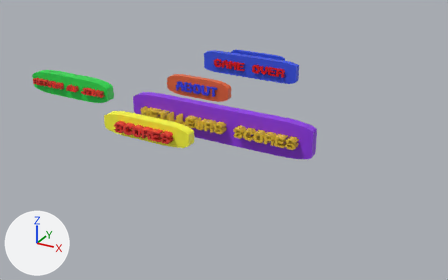
The glTF model public/misc/buttons.gltf, before and after one commit.
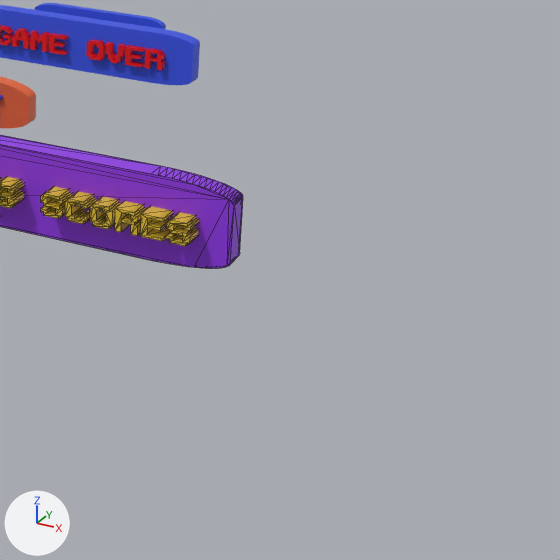
There are two pictures of each version: one whole from a 50 mm camera at (38.5, -73.0, 25.0) aimed at (7.4, -16.6, -3.2), one close up on the part from 48% to 100% of the width and 17% to 100% of the height. Arrows for +X, +Y and +Z are at lower left; the lights stay in place. The close-ups show mesh edges as thin lines. Where no turn or scale is listed for an object, it has been applied to the vertices.

Before the edit, the objects in view are built like this:
```python
me_about = bpy.data.meshes.new('About')
me_about.from_pydata(...)  # 472 vertices, 932 faces; spans x -4.25..4.25, y -0.58..0.6, z -1.21..1.21
# faces by material slot: [236, 348, 348]
me_about.materials.append(mat_material_007)  # orange #e7663a
me_about.materials.append(mat_material_008)  # blue #3840e7
me_about.materials.append(mat_material_005)  # blue #3840e7
me_start = bpy.data.meshes.new('start')
me_start.from_pydata(...)  # 532 vertices, 1048 faces; spans x -4.0..4.0, y -0.58..0.21, z -1.31..1.31
# faces by material slot: [732, 316]
me_start.materials.append(mat_material_002)  # blue #3854e7
me_start.materials.append(mat_material_001)  # red #e70211
me_text_001 = bpy.data.meshes.new('Text.001')
me_text_001.from_pydata(...)  # 484 vertices, 944 faces; spans x -1.75..11.73, y -0.2..0.97, z -0.88..1.9
# faces by material slot: [596, 348]
me_text_001.materials.append(mat_material_003)  # red #e70311
me_text_001.materials.append(mat_material_004)  # blue #3854e7
ob_about = bpy.data.objects.new('About', me_about)
ob_about.location = (1.65, -12.36, 0.85)
ob_gameover = bpy.data.objects.new('gameOver', me_text_001)
ob_gameover.location = (-1.53, -2.81, 0.53)
ob_start = bpy.data.objects.new('start', me_start)
ob_start.location = (2.84, 1.24, 0.64)
# also in view: 'Score' at (9.0, -20.9, 0.5)
```
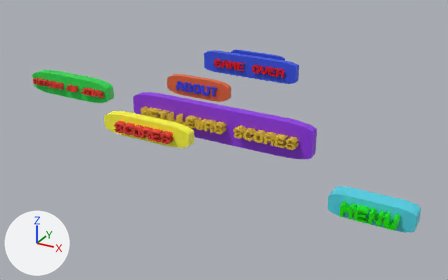
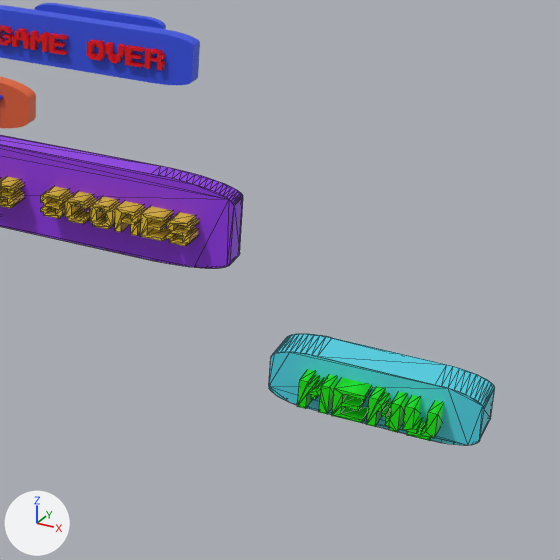
Commit message: added menu button

Where the change shows, as pixel boxes (x1, y1, x2, y2) in the close-ups (560 x 560 px):
'MENU', added: after (269, 334, 495, 445)
    faces in mat_material (cyan #50d3e7): (269, 334, 495, 445)
    faces in mat_material_009 (green #14e700): (297, 369, 444, 441)

What changed in the scene script:
```text
Add mat_material:
    mat_material = principled_material('Material')
    mat_material.base_color = (0.0804, 0.651, 0.8)  # cyan #50d3e7
Add mat_material_009:
    mat_material_009 = principled_material('Material.009')
    mat_material_009.base_color = (0.00717, 0.8, 0.0)  # green #14e700
Add me_menu:
    me_menu.from_pydata(...)  # 236 vertices, 452 faces; spans x -1.27..5.65, y -0.5..1.76, z -0.45..1.55
    # faces by material slot: [248, 204]
    me_menu.materials.append(mat_material_009)  # green #14e700
    me_menu.materials.append(mat_material)  # cyan #50d3e7
Add ob_menu:
    ob_menu = bpy.data.objects.new('MENU', me_menu)
    ob_menu.location = (26.05, -31.16, 0.0)
```
